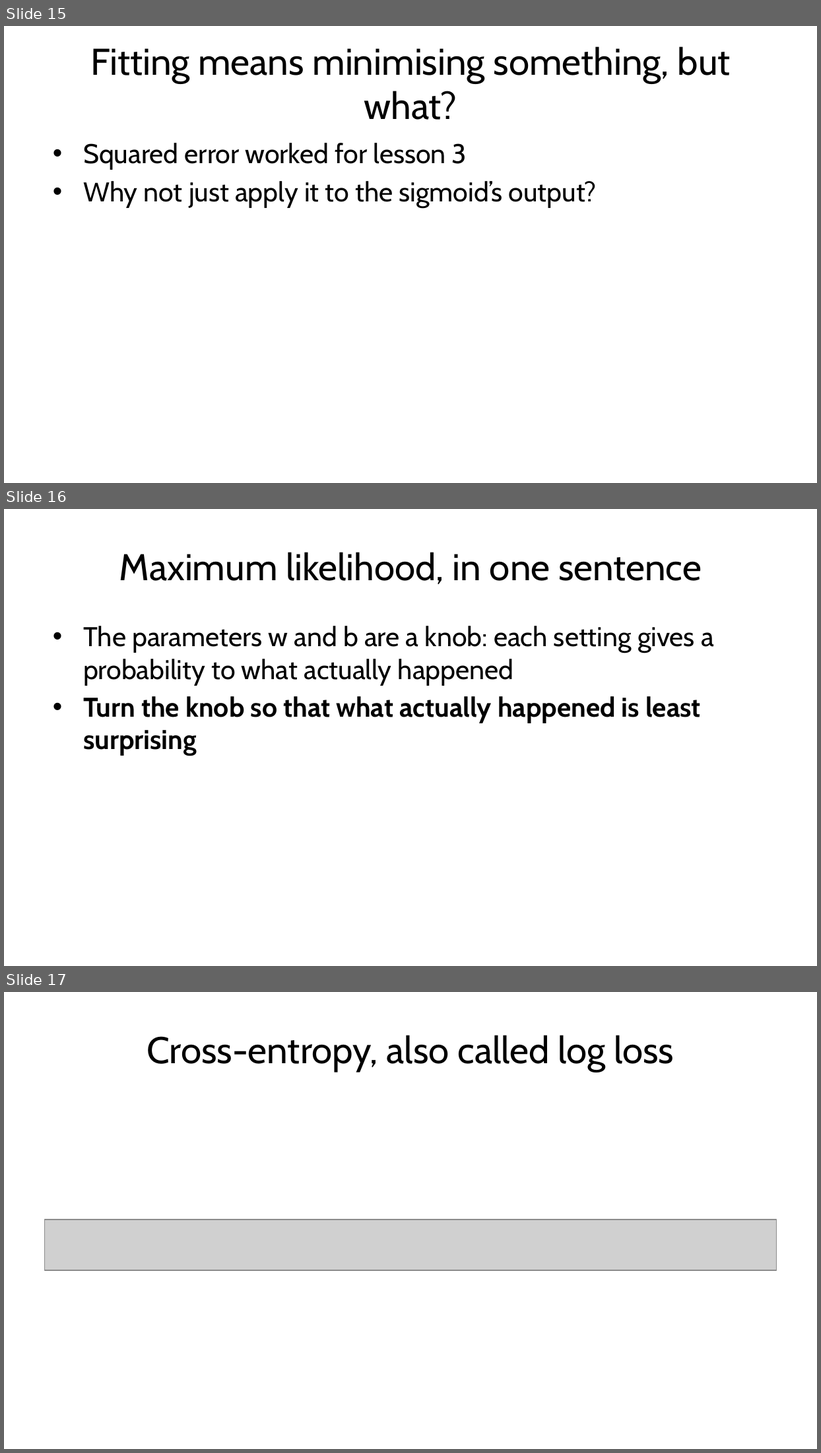
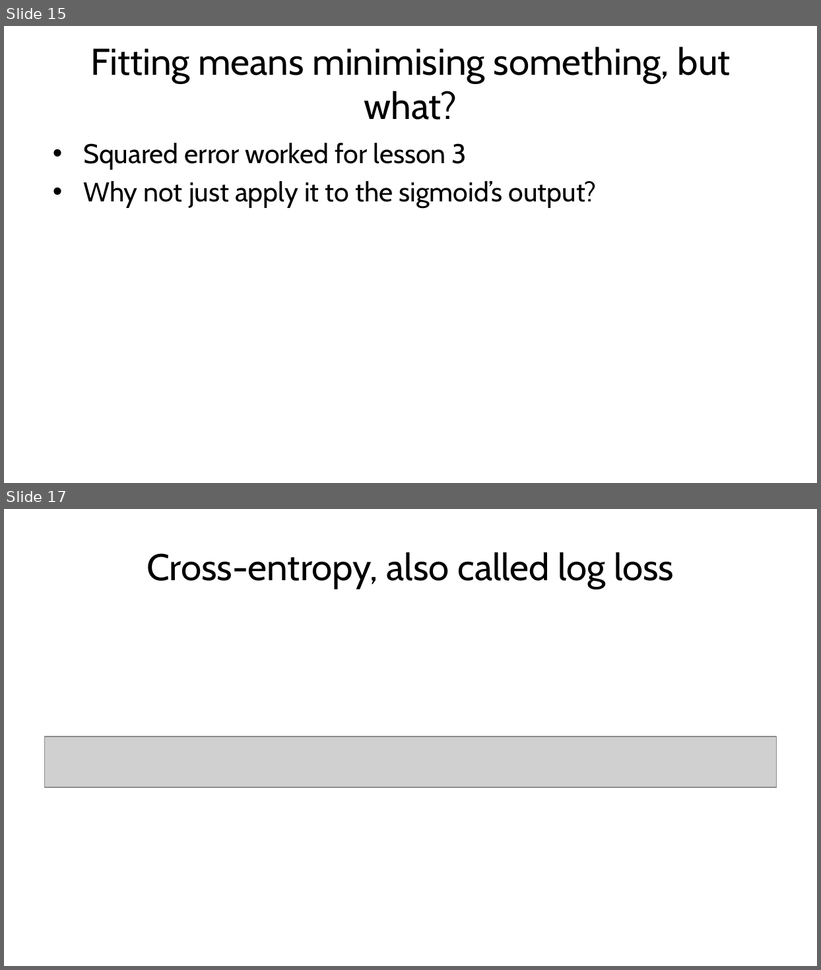
Before and after one commit to fabioantonini/technologies-for-artificial-intelligence, a slide deck: Lessons/04_classification_and_metrics/Slides/classification_and_metrics_slides.pptx. Shown one above the other, each under a label of ours: slides 15, 16 and 17 before the commit, slides 15 and 17 after it; the slides between them are not shown. The pictures are 821x1453 and 821x970 pixels, drawn with LibreOffice and Linux fonts; fonts in the diff are those of the drawing; grey boxes stand for pictures; background and template pictures are left out. Boxes give left, top, right and bottom in pixels: in the first picture for what was removed or moved away, otherwise in the second. Text is boxed around its words. In the diff, an @@ line names an element or a change of style, - is before the commit and + after.

```diff
--- a/Lessons/04_classification_and_metrics/Slides/classification_and_metrics_slides.pptx
+++ b/Lessons/04_classification_and_metrics/Slides/classification_and_metrics_slides.pptx
@@ slide 16 removed at <box>4,509,817,966</box>, background #FFFFFF @@
@@ title removed at <box>120,552,702,584</box> @@
-Maximum likelihood, in one sentence
@@ text removed at <box>83,626,714,756</box> @@
-• The parameters w and b are a knob: each setting gives a probability to what actually happened
-• Turn the knob so that what actually happened is least surprising
```
Also in this commit, not shown: 1 slide added, 5 other files.
